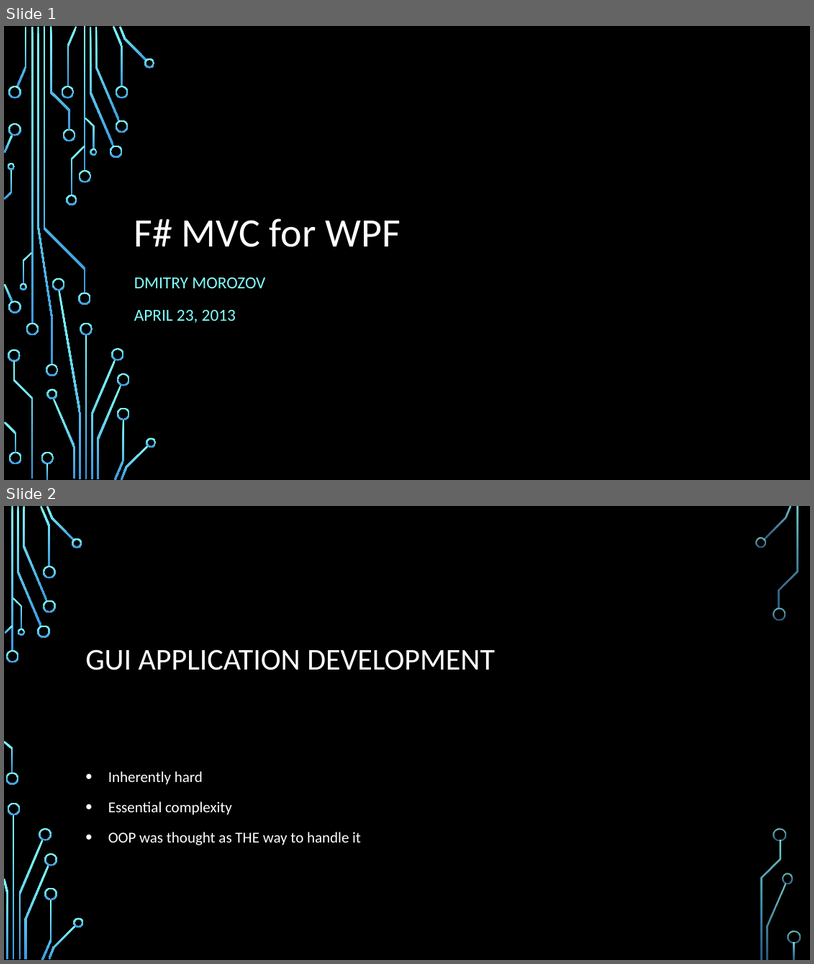
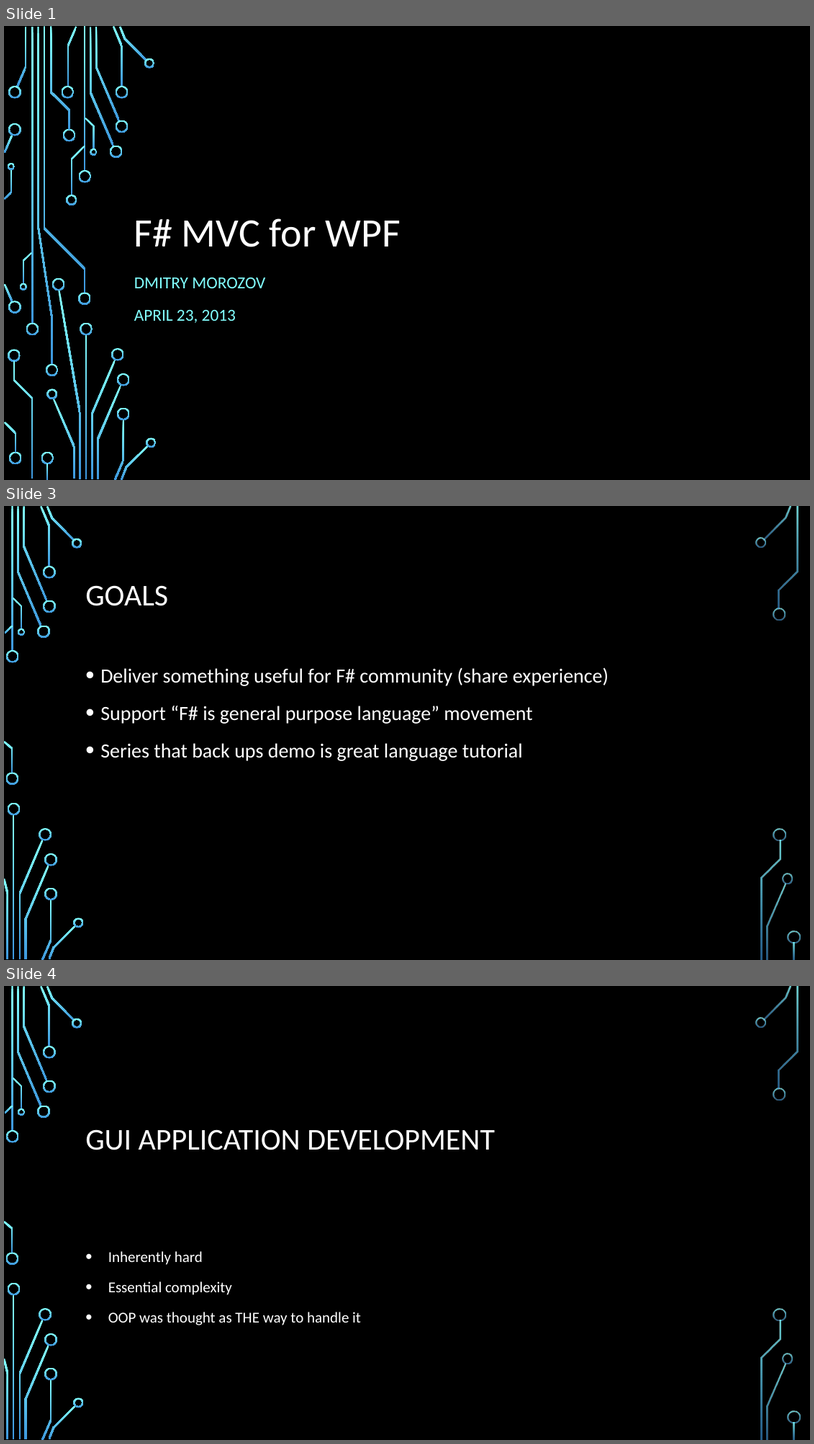
Before and after one commit to dmitry-a-morozov/fsharp-wpf-mvc-series, a slide deck: NYC Meetup.2013-04-23.pptx. Shown one above the other, each under a label of ours: slides 1 and 2 before the commit, slides 1, 3 and 4 after it; the slides between them are not shown. The pictures are 814x964 and 814x1444 pixels, drawn with LibreOffice and Linux fonts; fonts in the diff are those of the drawing; background and template pictures are left out. Boxes give left, top, right and bottom in pixels: in the first picture for what was removed or moved away, otherwise in the second. Text is boxed around its words. In the diff, an @@ line names an element or a change of style, - is before the commit and + after.

Commit message:
demo prep

```diff
--- a/NYC Meetup.2013-04-23.pptx
+++ b/NYC Meetup.2013-04-23.pptx
@@ slide 3 added at (x1=4, y1=506, x2=810, y2=960), background picture (left out); not listed: 36 template elements that a slide beside it also shows @@
@@ title added at (x1=85, y1=585, x2=168, y2=606), 36 pt, text #FFFFFF @@
+GOALS
@@ text added at (x1=100, y1=667, x2=609, y2=761), 24 pt, text #FFFFFF @@
+• Deliver something useful for F# community (share experience)
+• Support “F# is general purpose language” movement
+• Series that back ups demo is great language tutorial
@@ what was slide 2 is now slide 4 @@
```
Also in this commit, not shown: 7 slides changed, 1 other slide added, 3 other files.
